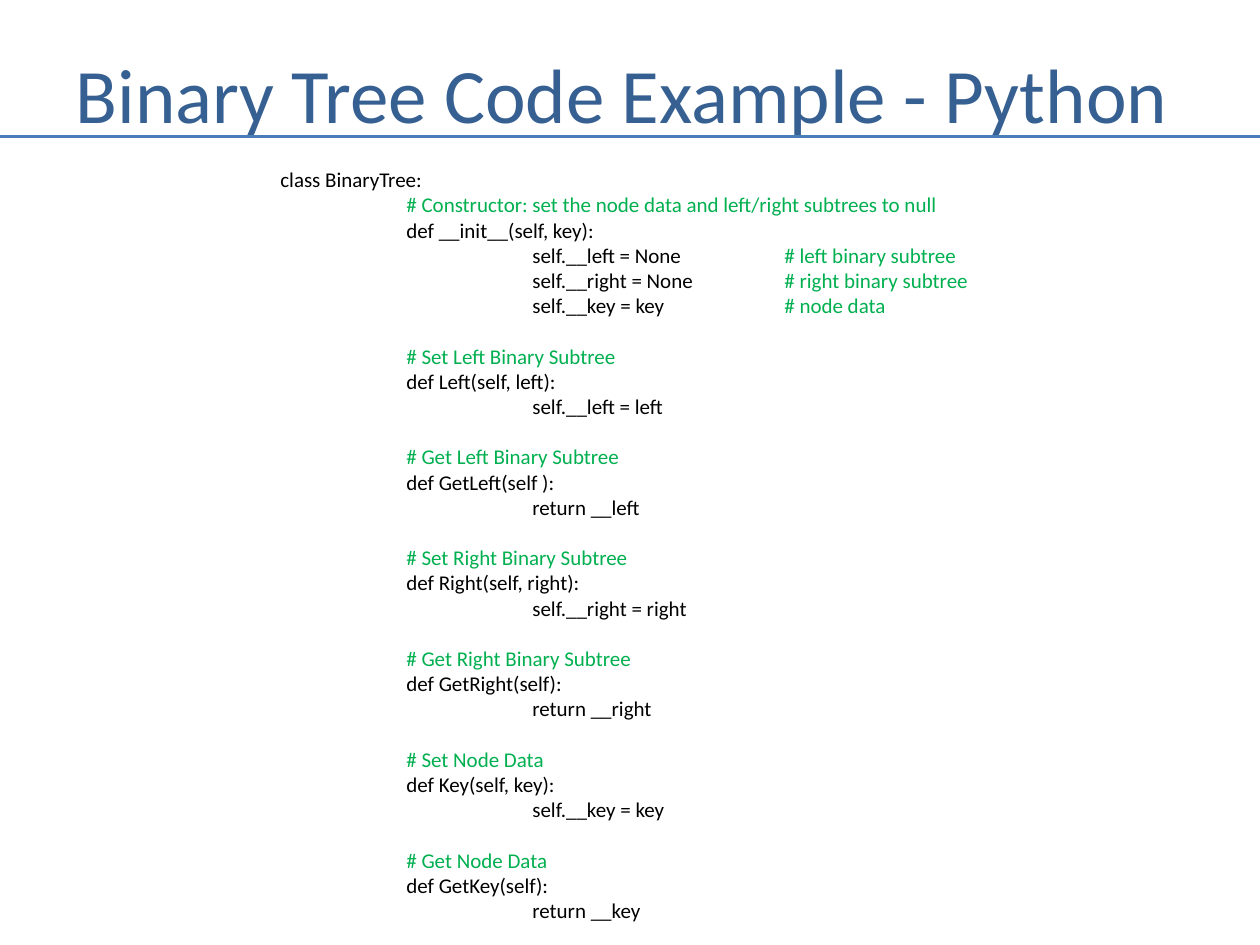
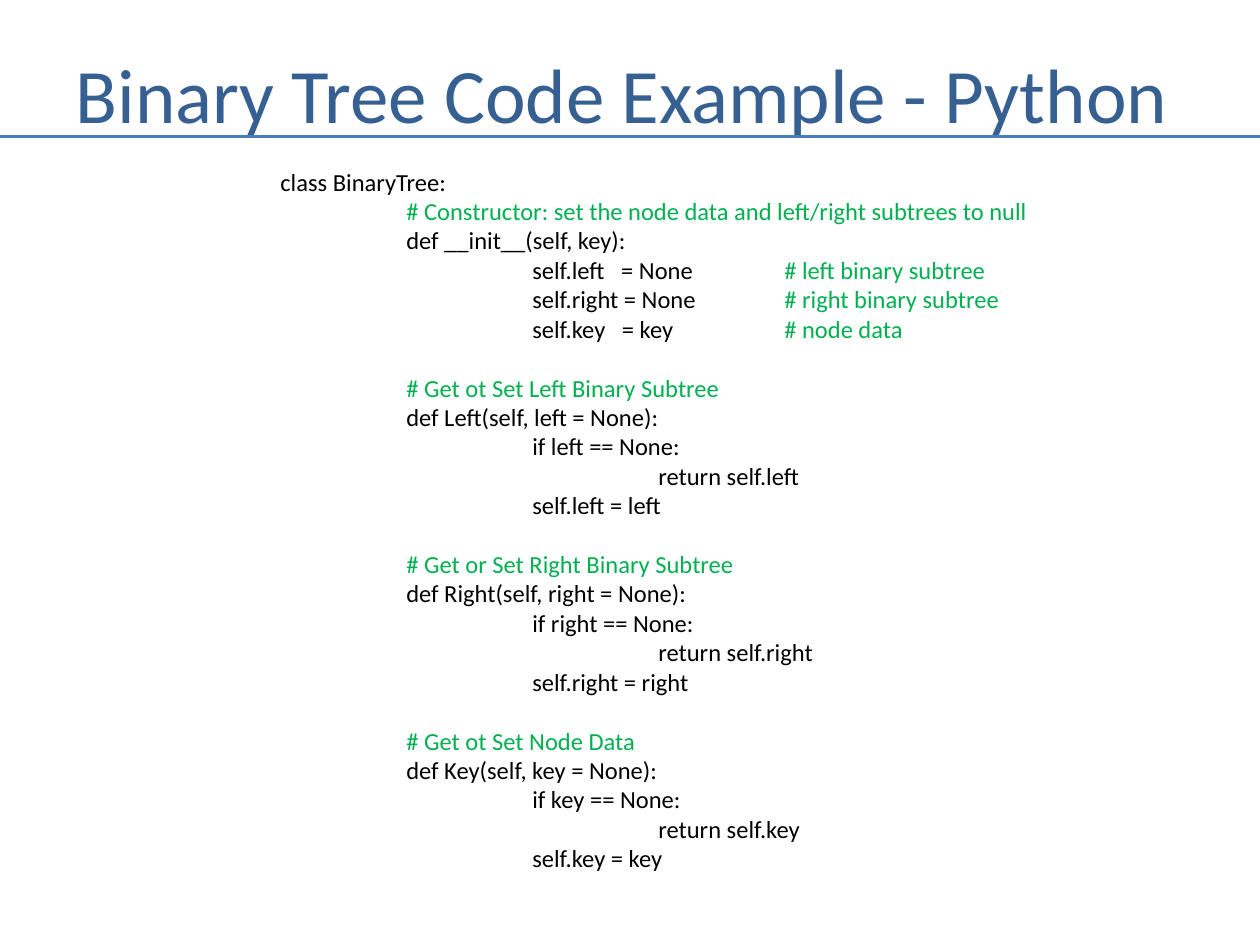
Before and after one commit to andrewferlitsch/Portland-Data-Science-Group, a slide deck: slide 7 of Presentations/AI - Graph Search.pptx. Drawn at 1260x945 pixels with LibreOffice and Linux fonts; fonts in the diff are those of the drawing. Boxes give left, top, right and bottom in pixels: in the first picture for what was removed or moved away, otherwise in the second. Text is boxed around its words. In the diff, an @@ line names an element or a change of style, - is before the commit and + after.

Commit message:
python improvements

```diff
--- a/Presentations/AI - Graph Search.pptx
+++ b/Presentations/AI - Graph Search.pptx
@@ text at [280,174,1026,871]: text changed; size 12 to 14 pt @@
-class BinaryTree:
-# Constructor: set the node data and left/right subtrees to null
-def __init__(self, key):
-self.__left = None # left binary subtree
-self.__right = None # right binary subtree
-self.__key = key # node data
-# Set Left Binary Subtree
-def Left(self, left):
-self.__left = left
-# Get Left Binary Subtree
-def GetLeft(self ):
-return __left
-# Set Right Binary Subtree
-def Right(self, right):
-self.__right = right
-# Get Right Binary Subtree
-def GetRight(self):
-return __right
-# Set Node Data
-def Key(self, key):
-self.__key = key
-# Get Node Data
-def GetKey(self):
-return __key
+class BinaryTree:
+# Constructor: set the node data and left/right subtrees to null
+def __init__(self, key):
+self.left = None # left binary subtree
+self.right = None # right binary subtree
+self.key = key # node data
+# Get ot Set Left Binary Subtree
+def Left(self, left = None):
+if left == None:
+return self.left
+self.left = left
+# Get or Set Right Binary Subtree
+def Right(self, right = None):
+if right == None:
+return self.right
+self.right = right
+# Get ot Set Node Data
+def Key(self, key = None):
+if key == None:
+return self.key
+self.key = key
```
Also in this commit, not shown: 5 other slides changed.
